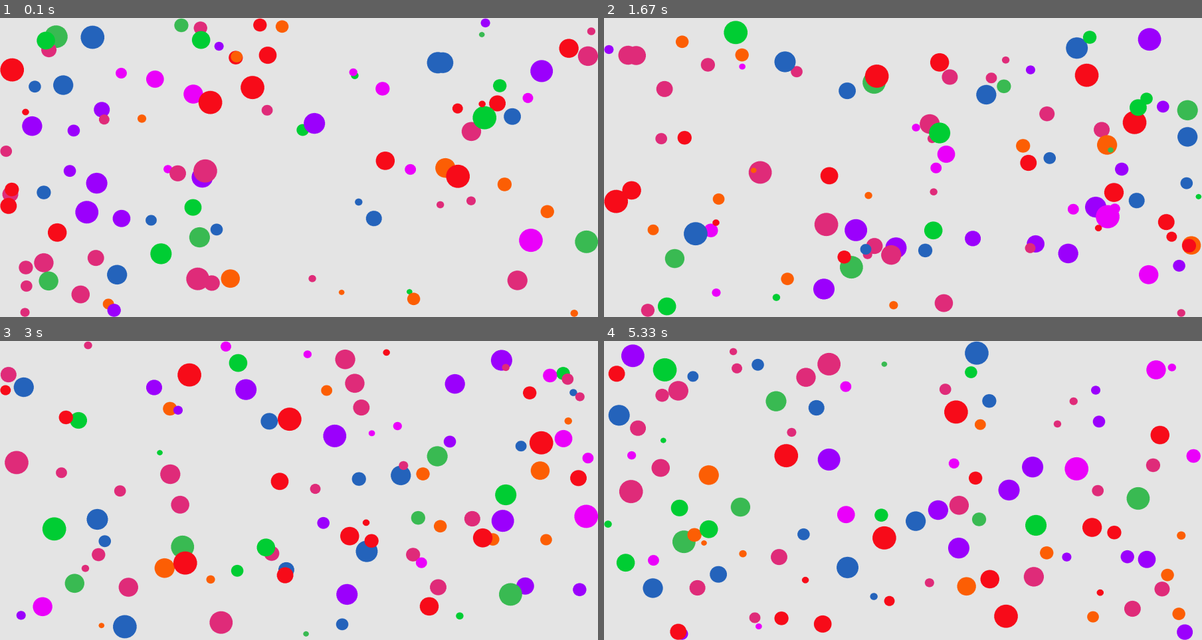
Above: before the commit, frames 1-4 (two rows, left to right).
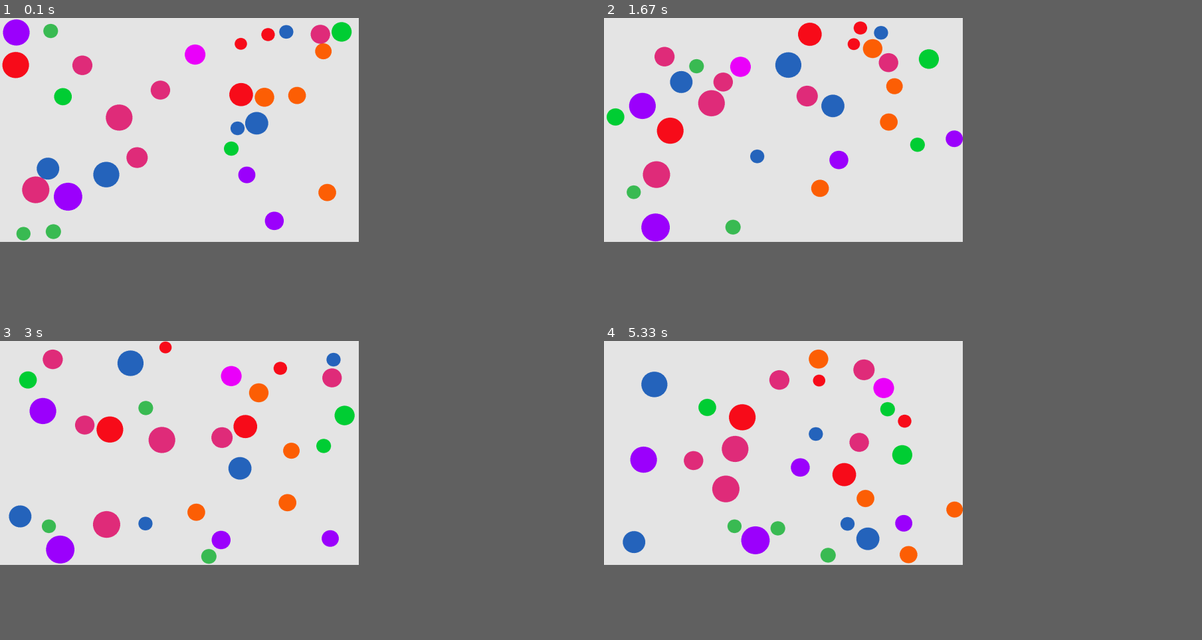
Above: after the commit, the same moments.

Repository: LePhilippeDucTai/physics_ball
Game: pygame game, started from main.py
Two runs of this game, one before a commit and one after it. Both use one fixed random seed, a clock stepped at 60 frames per second and the inputs below.
Inputs:
- Up to frame 1 (0.1 s): no input
- Up to frame 2 (1.67 s): no input
- Up to frame 3 (3 s): no input
- Up to frame 4 (5.33 s): no input
In our replay, the window is 900x450 before the commit and 540x337 after it. These sizes can differ from the game's own. Grey fills any space a smaller window leaves; there, only what the larger window draws over its background counts as a difference.

The runs differ from the first frame. In frame 1, 16% of the frame differs, in the area x 0-100%, y 0-100%; in frame 2, 16%; in frame 3, 17%; in frame 4, 17%.

Commit message:
Added constant for velocities.

Diff:
--- a/balls.py
+++ b/balls.py
@@ -12,6 +12,8 @@
     MAX_RADIUS,
     MIN_BOUNCINESS,
     MIN_RADIUS,
+    X_VELOCITY,
+    Y_VELOCITY,
 )
 
 
@@ -75,8 +77,8 @@
                 v1_p, v2_p = compute_collision_velocities(
                     pos_1, v1, pos_2, v2, radius_1, radius_2
                 )
-                self.velocities[i] = v1_p
-                self.velocities[j] = v2_p
+                self.velocities[i] = v1_p * self.bouncinesses[i]
+                self.velocities[j] = v2_p * self.bouncinesses[j]
                 self.positions[i], self.positions[j] = positions_correction(
                     self.positions[i], self.positions[j], radius_1, radius_2
                 )
@@ -110,7 +112,9 @@
     gen = np.random.default_rng()
     accelerations = np.array([0, gravity])
     positions = gen.uniform([0, 0], [W, H], size=(n_balls, 2))
-    velocities = gen.uniform([-W, -H], [W, H], size=(n_balls, 2))
+    velocities = gen.uniform(
+        [-X_VELOCITY, -Y_VELOCITY], [X_VELOCITY, Y_VELOCITY], size=(n_balls, 2)
+    )
     radiuses = gen.integers(MIN_RADIUS, MAX_RADIUS, size=n_balls)
     colors = random.choices(LS_COLORS, k=n_balls)
     bouncinesses = gen.uniform(MIN_BOUNCINESS, MAX_BOUNCINESS, size=n_balls)[
--- a/constants.py
+++ b/constants.py
@@ -1,12 +1,14 @@
-SCREEN_WIDTH = 2000
-SCREEN_HEIGHT = 1000
-N_BALLS = 100
+SCREEN_WIDTH = 1200
+SCREEN_HEIGHT = 750
+N_BALLS = 30
 GRAVITY = 0
-MIN_RADIUS = 10
-MAX_RADIUS = 41
-FRICTION = 0.05
+MIN_RADIUS = 20
+MAX_RADIUS = 50
+FRICTION = 0.0
 MIN_BOUNCINESS = 0.98
 MAX_BOUNCINESS = 1
+X_VELOCITY = 50
+Y_VELOCITY = 50
 BACKGROUND_COLOR = (230, 230, 230)
 DT = 0.1
 
